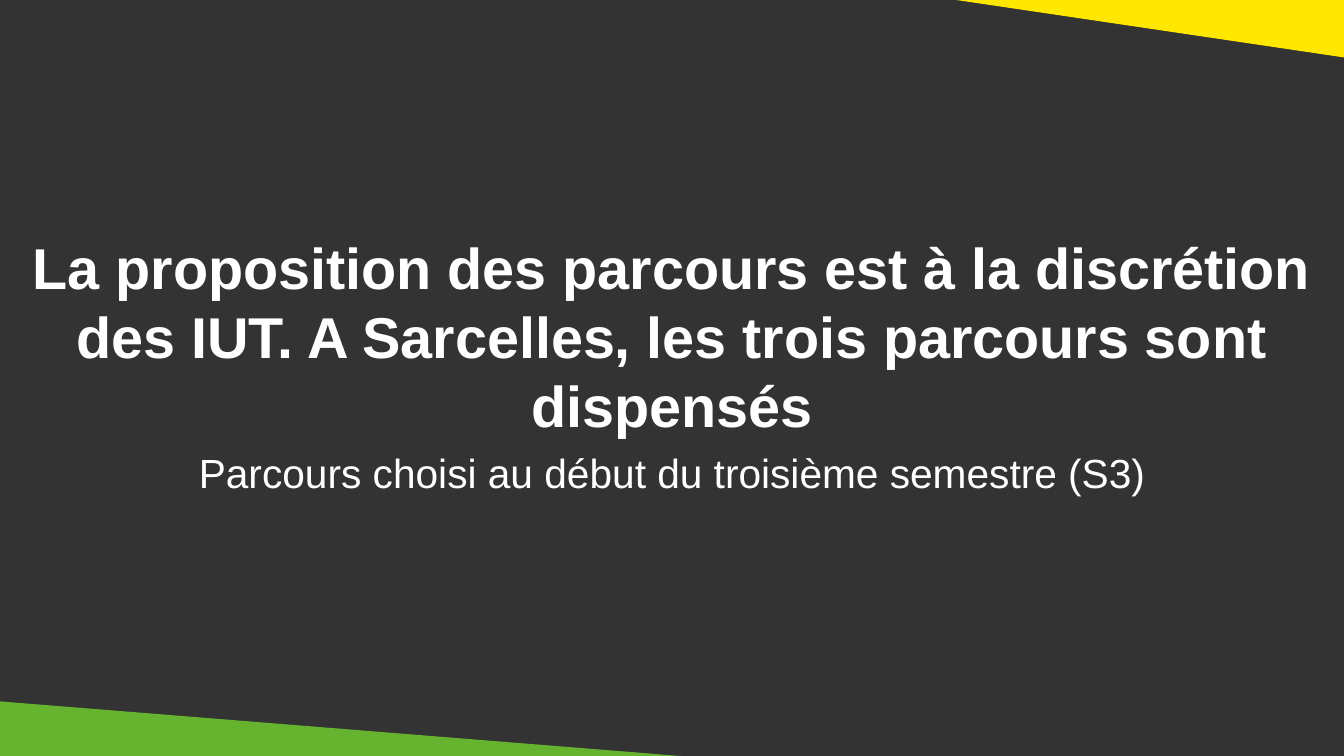
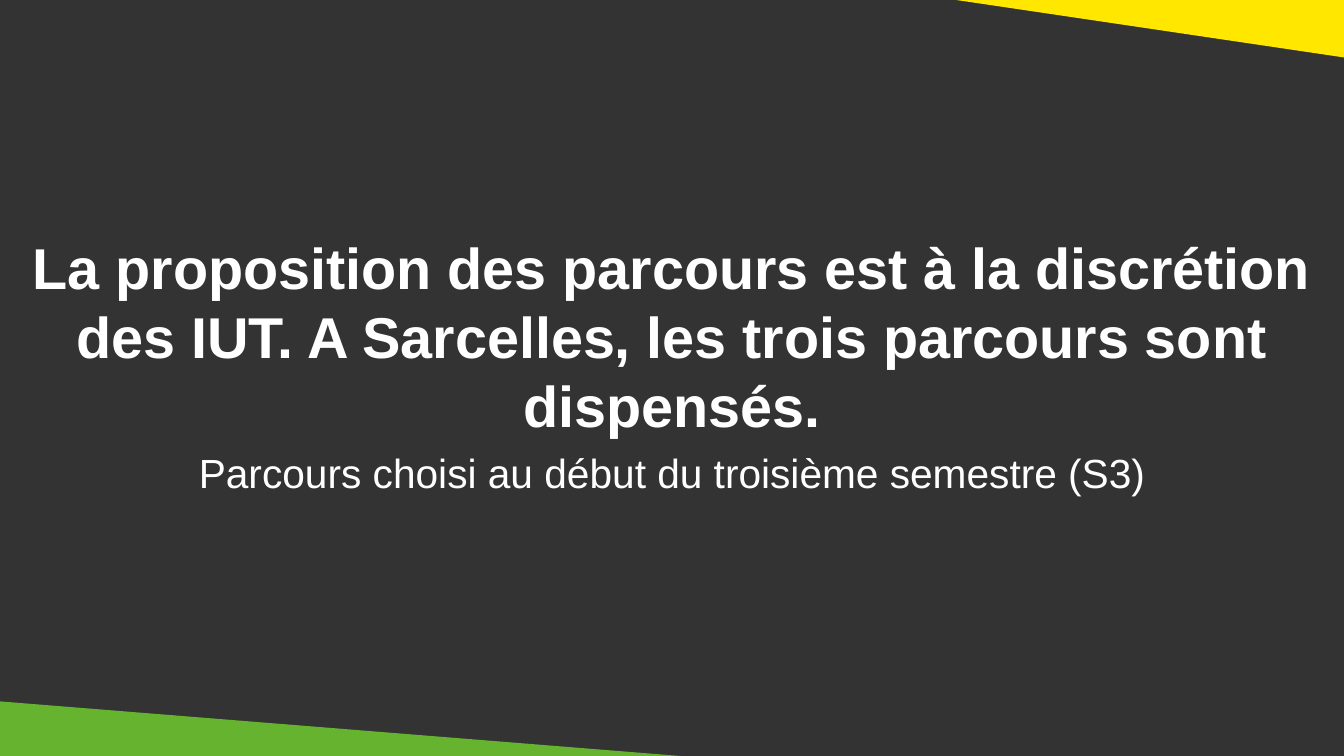
Before and after one commit to DanYellow/cours, a slide deck: slide 20 of presentation-formation-mmi/presentation.odp (slide 19 before the commit). Drawn at 1344x756 pixels with LibreOffice and Linux fonts; fonts in the diff are those of the drawing. Boxes give left, top, right and bottom in pixels: in the first picture for what was removed or moved away, otherwise in the second. Text is boxed around its words. In the diff, an @@ line names an element or a change of style, - is before the commit and + after.

```diff
--- a/presentation-formation-mmi/presentation.odp
+++ b/presentation-formation-mmi/presentation.odp
@@ text at [33, 246, 1310, 437]: text changed @@
-La proposition des parcours est à la discrétion des IUT. A Sarcelles, les trois parcours sont dispensés
+La proposition des parcours est à la discrétion des IUT. A Sarcelles, les trois parcours sont dispensés.
```
Also in this commit, not shown: 11 other slides changed, 1 slide added, 1 other file.
